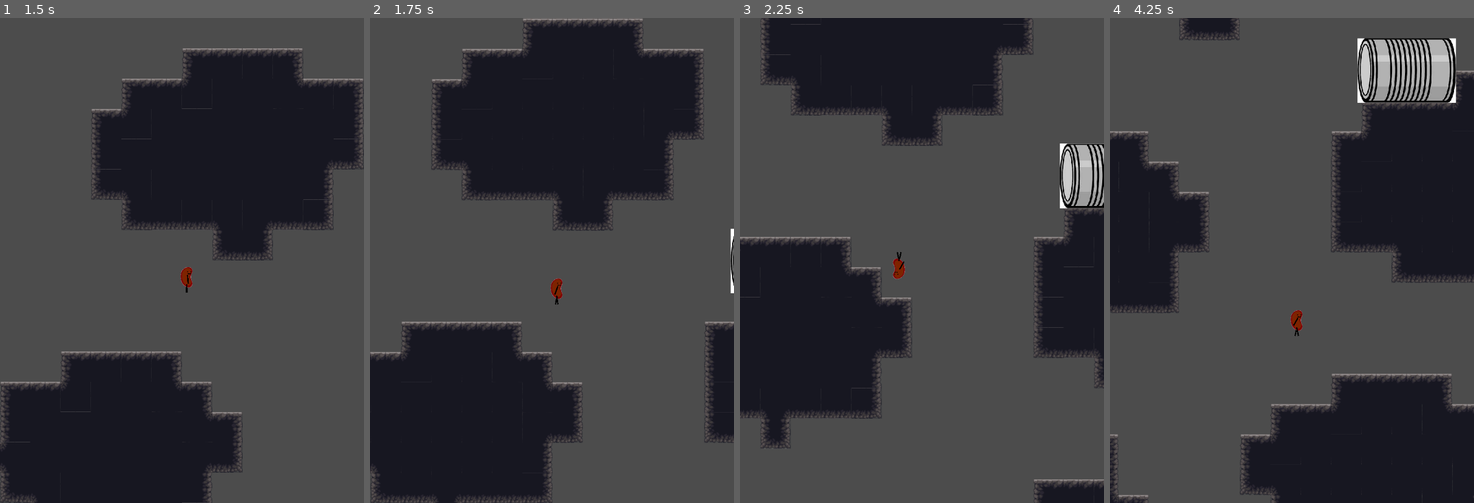
Above: before the commit, frames 1-4 (left to right).
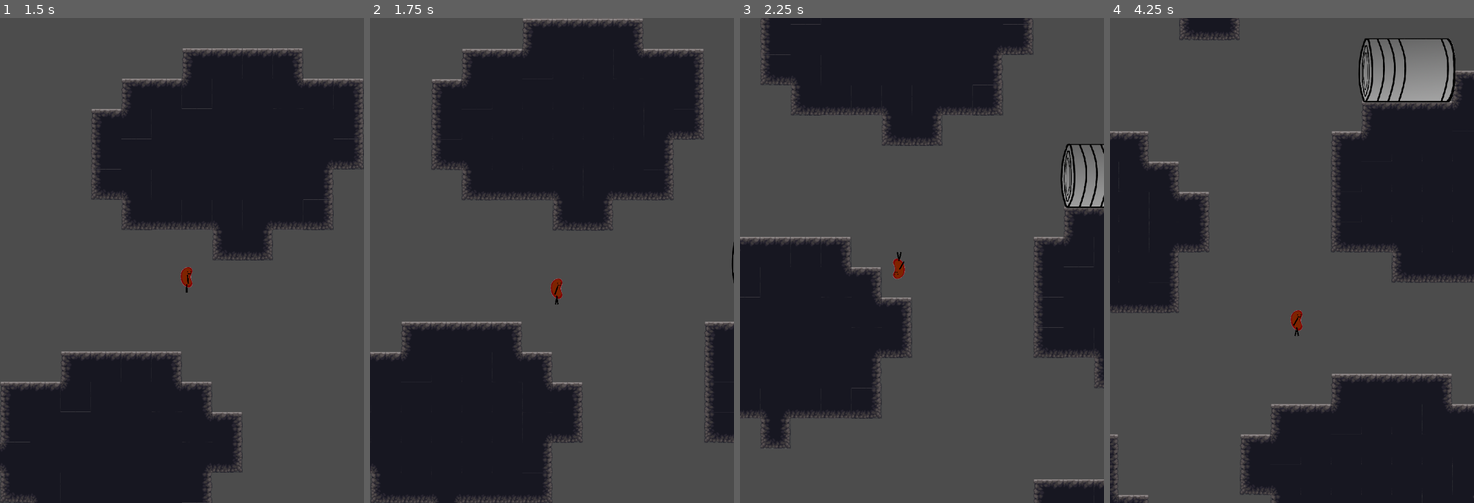
Above: after the commit, the same moments.

Repository: TheRobotics5/TomTheBeanPlatformer
Game: Godot game, scene res://Levels/Level2.tscn
The game is run twice, just before and just after one commit, with the same random seed, the same clock (stepped at 60 frames per second) and the same inputs. The project has no main scene, so this scene is started directly.
Inputs:
- Up to frame 1 (1.5 s): hold Space (spacebar) 0.53-1.28 s; hold Right (ui_right) from 0.53 s (still down); tap Space (spacebar) at 1.35 s
- Up to frame 2 (1.75 s): keep holding Right (ui_right)
- Up to frame 3 (2.25 s): release Right (ui_right) at 2.03 s; hold Left (ui_left) from 2.03 s (still down); hold Space (spacebar) from 2.03 s (still down)
- Up to frame 4 (4.25 s): release Left (ui_left) at 2.78 s; release Space (spacebar) at 2.78 s; hold Right (ui_right) from 2.78 s (still down); tap Space (spacebar) at 2.85 s; hold Space (spacebar) from 3.53 s (still down)

Frame 1 is identical in both runs. In frame 2, 0.1% of the frame differs, in the area x 99-100%, y 43-57%; in frame 3, 1.3%; in frame 4, 2.9%, in the area x 68-96%, y 4-18%.

Commit message:
can animation

Diff:
--- a/Levels/Level2.tscn
+++ b/Levels/Level2.tscn
@@ -8,7 +8,7 @@
 [sub_resource type="RectangleShape2D" id=1]
 extents = Vector2( 1400, 1000 )
 
-[node name="Level1" type="Node2D"]
+[node name="Level2" type="Node2D"]
 position = Vector2( -352, -288 )
 
 [node name="TileMap2" type="TileMap" parent="."]
--- a/Levels/Level3.tscn
+++ b/Levels/Level3.tscn
@@ -5,7 +5,7 @@
 [ext_resource path="res://Scene Assets/Player.tscn" type="PackedScene" id=3]
 [ext_resource path="res://Scene Assets/TinCan.tscn" type="PackedScene" id=4]
 
-[node name="Level1" type="Node2D"]
+[node name="Level3" type="Node2D"]
 
 [node name="TileMap2" type="TileMap" parent="."]
 tile_set = ExtResource( 1 )
--- a/Scene Assets/TinCan.tscn
+++ b/Scene Assets/TinCan.tscn
@@ -1,11 +1,76 @@
-[gd_scene load_steps=5 format=2]
+[gd_scene load_steps=8 format=2]
 
 [ext_resource path="res://Scripts/Entrance.gd" type="Script" id=1]
-[ext_resource path="res://Sprites/can_temp.jpg" type="Texture" id=2]
+[ext_resource path="res://Sprites/tin_can.png" type="Texture" id=2]
+[ext_resource path="res://Sprites/tin_can_lid.png" type="Texture" id=3]
+[ext_resource path="res://TinCan.tres" type="Animation" id=4]
 
 [sub_resource type="RectangleShape2D" id=1]
 
 [sub_resource type="RectangleShape2D" id=2]
+
+[sub_resource type="Animation" id=3]
+resource_name = "none"
+tracks/0/type = "value"
+tracks/0/path = NodePath("Can:position")
+tracks/0/interp = 1
+tracks/0/loop_wrap = true
+tracks/0/imported = false
+tracks/0/enabled = true
+tracks/0/keys = {
+"times": PoolRealArray( 0 ),
+"transitions": PoolRealArray( 1 ),
+"update": 0,
+"values": [ Vector2( 0, 0 ) ]
+}
+tracks/1/type = "value"
+tracks/1/path = NodePath("Can:rotation_degrees")
+tracks/1/interp = 1
+tracks/1/loop_wrap = true
+tracks/1/imported = false
+tracks/1/enabled = true
+tracks/1/keys = {
+"times": PoolRealArray( 0 ),
+"transitions": PoolRealArray( 1 ),
+"update": 0,
+"values": [ -90.0002 ]
+}
+tracks/2/type = "value"
+tracks/2/path = NodePath("Lid:scale")
+tracks/2/interp = 1
+tracks/2/loop_wrap = true
+tracks/2/imported = false
+tracks/2/enabled = true
+tracks/2/keys = {
+"times": PoolRealArray( 0 ),
+"transitions": PoolRealArray( 1 ),
+"update": 0,
+"values": [ Vector2( 0.75, 0.75 ) ]
+}
+tracks/3/type = "value"
+tracks/3/path = NodePath("Lid:rotation_degrees")
+tracks/3/interp = 1
+tracks/3/loop_wrap = true
+tracks/3/imported = false
+tracks/3/enabled = true
+tracks/3/keys = {
+"times": PoolRealArray( 0 ),
+"transitions": PoolRealArray( 1 ),
+"update": 0,
+"values": [ -90.0 ]
+}
+tracks/4/type = "value"
+tracks/4/path = NodePath("Lid:position")
+tracks/4/interp = 1
+tracks/4/loop_wrap = true
+tracks/4/imported = false
+tracks/4/enabled = true
+tracks/4/keys = {
+"times": PoolRealArray( 0 ),
+"transitions": PoolRealArray( 1 ),
+"update": 0,
+"values": [ Vector2( 0, 0 ) ]
+}
 
 [node name="TinCan" type="StaticBody2D"]
 
@@ -28,3 +93,14 @@
 texture = ExtResource( 2 )
 
 [node name="Lid" type="Sprite" parent="."]
+rotation = -1.5708
+scale = Vector2( 0.75, 0.75 )
+texture = ExtResource( 3 )
+
+[node name="AnimationPlayer" type="AnimationPlayer" parent="."]
+anims/entered = ExtResource( 4 )
+anims/none = SubResource( 3 )
+
+[node name="Animation" type="Timer" parent="."]
+one_shot = true
+[connection signal="timeout" from="Animation" to="Entrance" method="_on_Animation_timeout"]
--- a/Scripts/Entrance.gd
+++ b/Scripts/Entrance.gd
@@ -1,11 +1,24 @@
 extends Area2D
 
 var scenename : String = "none"
+
+var win = preload("res://Scripts/win_var.gd")
 
 func _physics_process(delta):
 	var bodies = get_overlapping_bodies()
 	for body in bodies:
 		if body.name == "Player":
 			scenename = get_tree().get_current_scene().get_name()
-			get_tree().change_scene("res://Levels/Level2.tscn")
 			print (scenename)
+			$"../AnimationPlayer".play("entered")
+			$"../AnimationPlayer".queue("none")
+			$"../Animation".start()
+			win = 1
+
+
+func _on_Animation_timeout():
+	win = 0
+	if scenename == "Level1":
+		get_tree().change_scene("res://Levels/Level2.tscn")
+	elif scenename == "Level2":
+		get_tree().change_scene("res://Levels/Level3.tscn")
--- a/Scripts/Player.gd
+++ b/Scripts/Player.gd
@@ -4,6 +4,9 @@
 var grav : float = 3.5
 var walk_speed : int = 250
 var respawnPoint
+
+# var win = preload("res://Scripts/win_var.gd")
+var win = 0
 
 const UP = Vector2(0 , -1)
 
@@ -22,55 +25,58 @@
 	$arm2.show()
 	$AnimationPlayer.play("idle")
 
+# warning-ignore:unused_argument
 func _physics_process(delta):
 
 	motion.y += grav
 
-	if Input.is_action_pressed("ui_right"):
-		motion.x = 250
-		$body.flip_h = false
-		$rev_body.flip_h = false
-		$AnimationPlayer.play("walk")
+	if win == 0:
+		if Input.is_action_pressed("ui_right"):
+			motion.x = 250
+			$body.flip_h = false
+			$rev_body.flip_h = false
+			$AnimationPlayer.play("walk")
 
-	elif Input.is_action_pressed("ui_left"):
-		motion.x = -walk_speed
-		$body.flip_h = true
-		$rev_body.flip_h = true
-		$AnimationPlayer.play("walk")
-	else:
-		motion.x= 0
-		$AnimationPlayer.play("idle")
+		elif Input.is_action_pressed("ui_left"):
+			motion.x = -walk_speed
+			$body.flip_h = true
+			$rev_body.flip_h = true
+			$AnimationPlayer.play("walk")
+		else:
+			motion.x= 0
+			$AnimationPlayer.play("idle")
 
-	if Input.is_action_pressed("spacebar"):
-		if is_on_floor():
-			motion.y = -walk_speed
-			$body.hide()
-			$leg.hide()
-			$leg2.hide()
-			$arm.hide()
-			$arm2.hide()
-			$rev_body.show()
-			$rev_leg.show()
-			$rev_leg2.show()
-			$rev_arm.show()
-			$rev_arm2.show()
-			grav = -8
+		if Input.is_action_pressed("spacebar"):
+			if is_on_floor():
+				motion.y = -walk_speed
+				$body.hide()
+				$leg.hide()
+				$leg2.hide()
+				$arm.hide()
+				$arm2.hide()
+				$rev_body.show()
+				$rev_leg.show()
+				$rev_leg2.show()
+				$rev_arm.show()
+				$rev_arm2.show()
+				grav = -8
 
-		if is_on_ceiling():
-			motion.y = 100
-			$body.show()
-			$leg.show()
-			$leg2.show()
-			$arm.show()
-			$arm2.show()
-			$rev_body.hide()
-			$rev_leg.hide()
-			$rev_leg2.hide()
-			$rev_arm.hide()
-			$rev_arm2.hide()
-			grav = 8
-	motion = move_and_slide(motion, UP)
+			if is_on_ceiling():
+				motion.y = 100
+				$body.show()
+				$leg.show()
+				$leg2.show()
+				$arm.show()
+				$arm2.show()
+				$rev_body.hide()
+				$rev_leg.hide()
+				$rev_leg2.hide()
+				$rev_arm.hide()
+				$rev_arm2.hide()
+				grav = 8
+		motion = move_and_slide(motion, UP)
 
+# warning-ignore:unused_argument
 func _on_Limits_area_exited(area):
 	print ("died")
 	global_transform = respawnPoint
--- /dev/null
+++ b/Scripts/win_var.gd
@@ -0,0 +1,3 @@
+extends Node
+
+var win = 0
--- /dev/null
+++ b/TinCan.tres
@@ -0,0 +1,65 @@
+[gd_resource type="Animation" format=2]
+
+[resource]
+resource_name = "entered"
+length = 2.0
+tracks/0/type = "value"
+tracks/0/path = NodePath("Can:position")
+tracks/0/interp = 1
+tracks/0/loop_wrap = true
+tracks/0/imported = false
+tracks/0/enabled = true
+tracks/0/keys = {
+"times": PoolRealArray( 0, 1.5 ),
+"transitions": PoolRealArray( 1, 1 ),
+"update": 0,
+"values": [ Vector2( 0, 0 ), Vector2( 10, 5 ) ]
+}
+tracks/1/type = "value"
+tracks/1/path = NodePath("Can:rotation_degrees")
+tracks/1/interp = 1
+tracks/1/loop_wrap = true
+tracks/1/imported = false
+tracks/1/enabled = true
+tracks/1/keys = {
+"times": PoolRealArray( 0, 1.5 ),
+"transitions": PoolRealArray( 1, 1 ),
+"update": 0,
+"values": [ -90.0002, -100.0 ]
+}
+tracks/2/type = "value"
+tracks/2/path = NodePath("Lid:rotation_degrees")
+tracks/2/interp = 1
+tracks/2/loop_wrap = true
+tracks/2/imported = false
+tracks/2/enabled = true
+tracks/2/keys = {
+"times": PoolRealArray( 0, 0.1, 0.5, 0.8, 1, 1.5 ),
+"transitions": PoolRealArray( 1, 1, 1, 1, 1, 1 ),
+"update": 0,
+"values": [ -12.0, -20.0, -45.0, -75.0, -90.0, -100.0 ]
+}
+tracks/3/type = "value"
+tracks/3/path = NodePath("Lid:position")
+tracks/3/interp = 1
+tracks/3/loop_wrap = true
+tracks/3/imported = false
+tracks/3/enabled = true
+tracks/3/keys = {
+"times": PoolRealArray( 0, 0.1, 0.2, 0.5, 0.8, 1, 1.5 ),
+"transitions": PoolRealArray( 1, 1, 1, 1, 1, 1, 1 ),
+"update": 0,
+"values": [ Vector2( -5, 5 ), Vector2( -20, 0 ), Vector2( -105, 40 ), Vector2( -70, 40 ), Vector2( -20, 20 ), Vector2( 0, 0 ), Vector2( 10, 5 ) ]
+}
+tracks/4/type = "value"
+tracks/4/path = NodePath("Lid:scale")
+tracks/4/interp = 1
+tracks/4/loop_wrap = true
+tracks/4/imported = false
+tracks/4/enabled = true
+tracks/4/keys = {
+"times": PoolRealArray( 0, 0.2, 0.5 ),
+"transitions": PoolRealArray( 1, 1, 1 ),
+"update": 0,
+"values": [ Vector2( -0.75, 0.75 ), Vector2( 0.75, 0.75 ), Vector2( 0.75, 0.75 ) ]
+}
Binary file removed: Sprites/can_temp.jpg
Binary file added: Sprites/tin_can.png
Not shown, changed: Sprites/tin_can.png.import
Binary file added: Sprites/tin_can_lid.png
Not shown, added: Sprites/tin_can_lid.png.import
